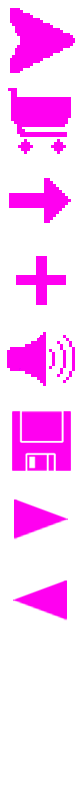
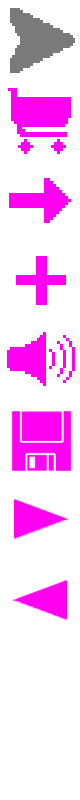
Before/after of a w=80, h=800 layered artwork. What changed in the layer stack:
added layer "Layer 3" above "Layer 1" over (10, 8, 75, 73)
painted on "Layer 1" over (10, 8, 75, 73)
